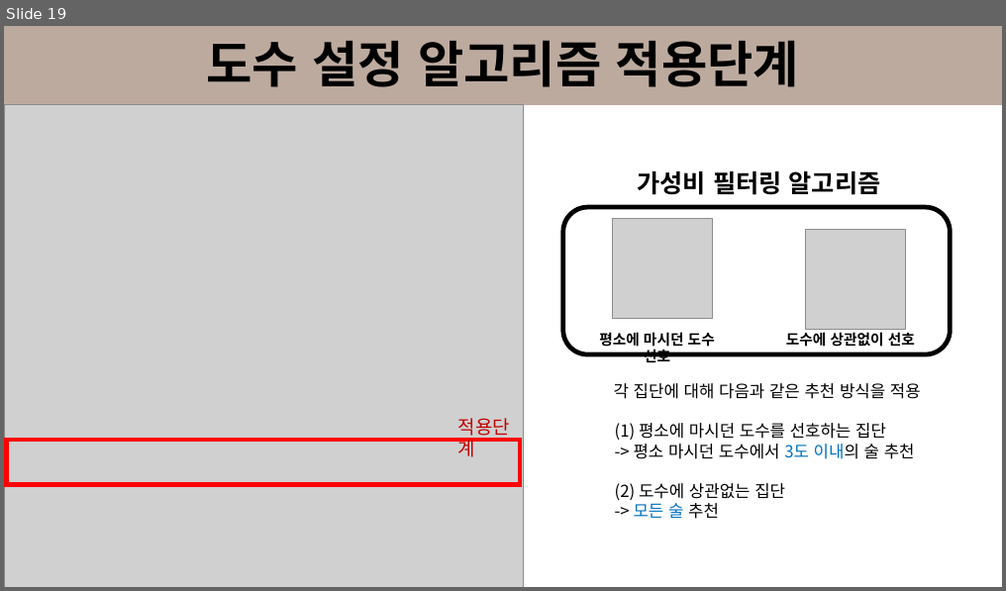
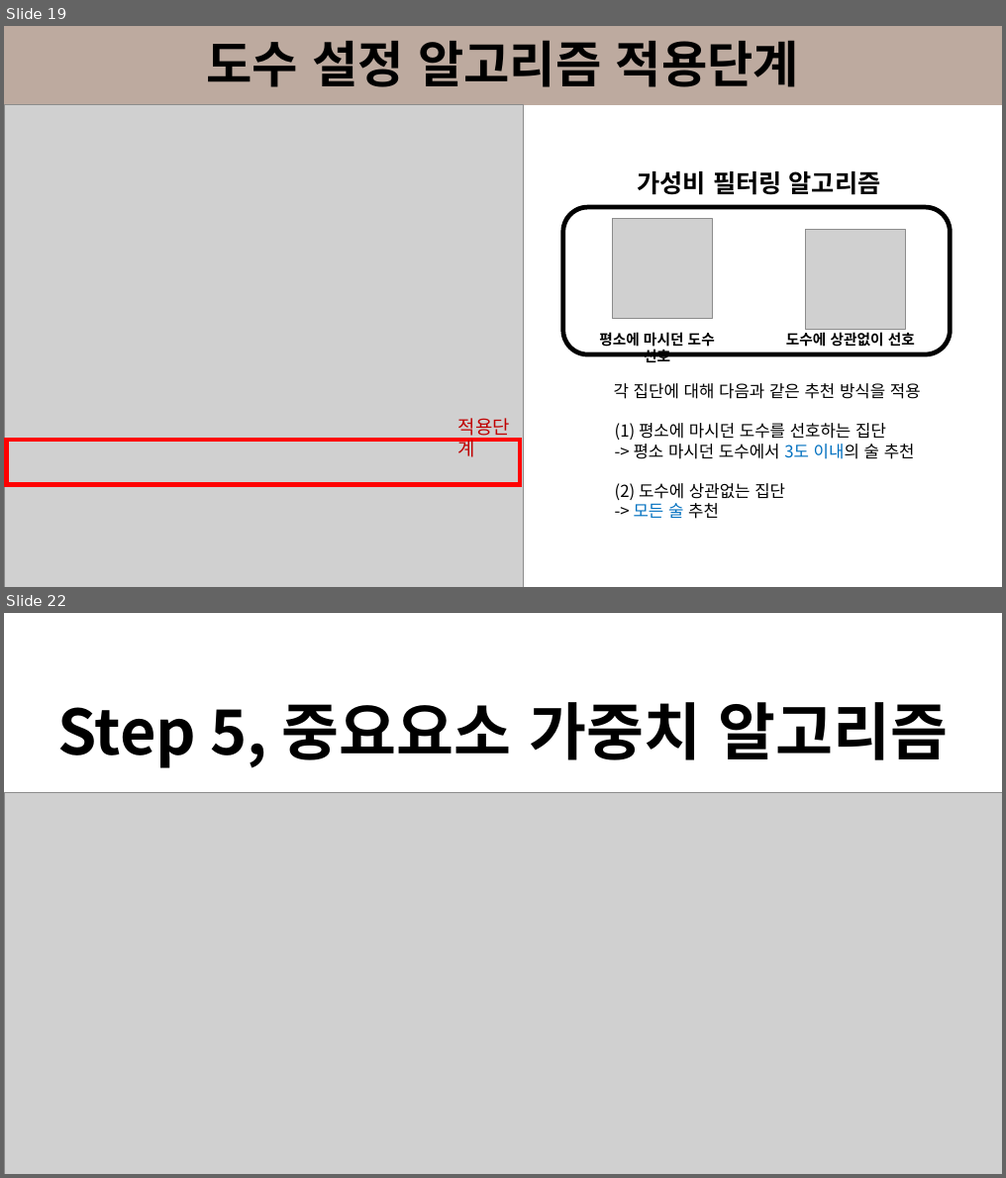
Before and after one commit to dongkieric98/Traditional_Liquor_Recommendation_Algorithm, a slide deck: TLRAlgorithm.pptx. Shown one above the other, each under a label of ours: slide 19 before the commit, slides 19 and 22 after it; the slides between them are not shown. The pictures are 1006x591 and 1006x1178 pixels, drawn with LibreOffice and Linux fonts; fonts in the diff are those of the drawing; grey boxes stand for pictures. Boxes give left, top, right and bottom in pixels: in the first picture for what was removed or moved away, otherwise in the second. Text is boxed around its words. In the diff, an @@ line names an element or a change of style, - is before the commit and + after.

```diff
--- a/TLRAlgorithm.pptx
+++ b/TLRAlgorithm.pptx
@@ slide 22 added at (4, 613, 1002, 1174), background #FFFFFF @@
@@ text added at (58, 702, 948, 768), 60 pt, text #000000, bold @@
+Step 5, 중요요소 가중치 알고리즘
@@ picture added at (4, 792, 1002, 1174) @@
```
Also in this commit, not shown: 1 slide changed, 3 other slides added.
